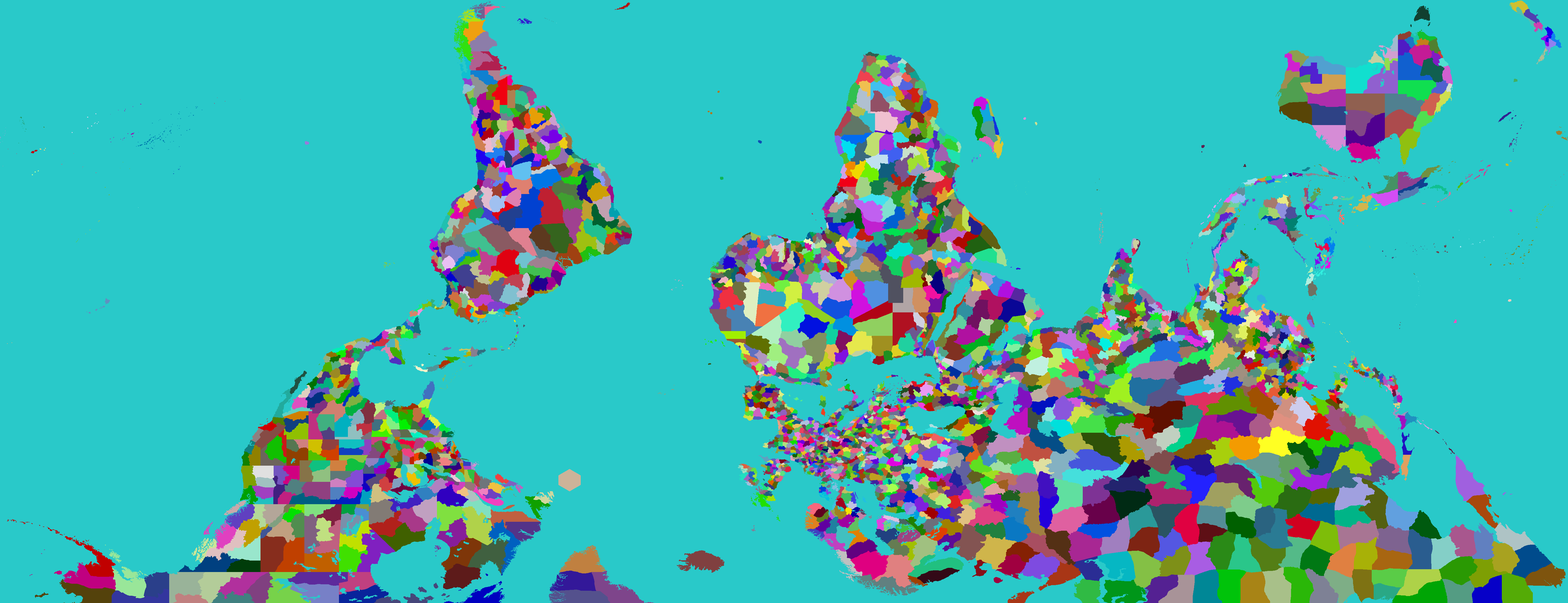
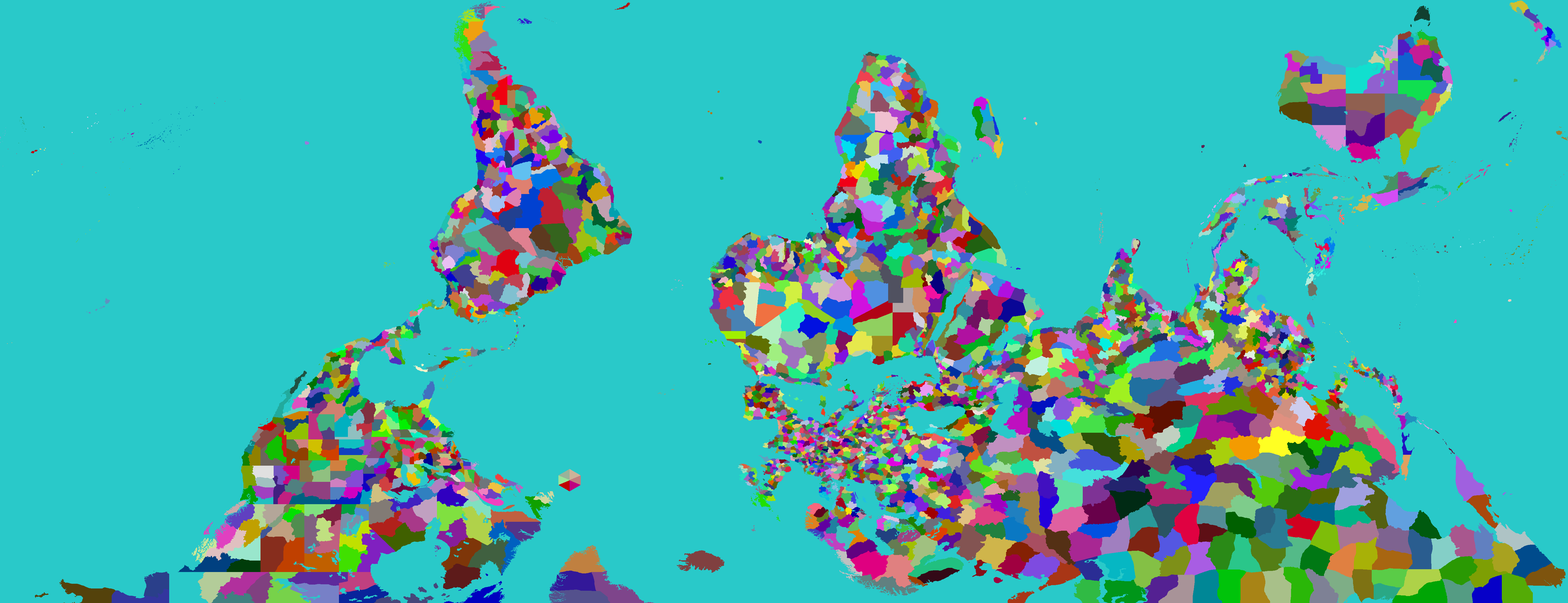
Before/after of a 1568 × 603 layered artwork. What changed in the layer stack:
painted on "Provinces" over [left=6, top=469, right=581, bottom=603]
